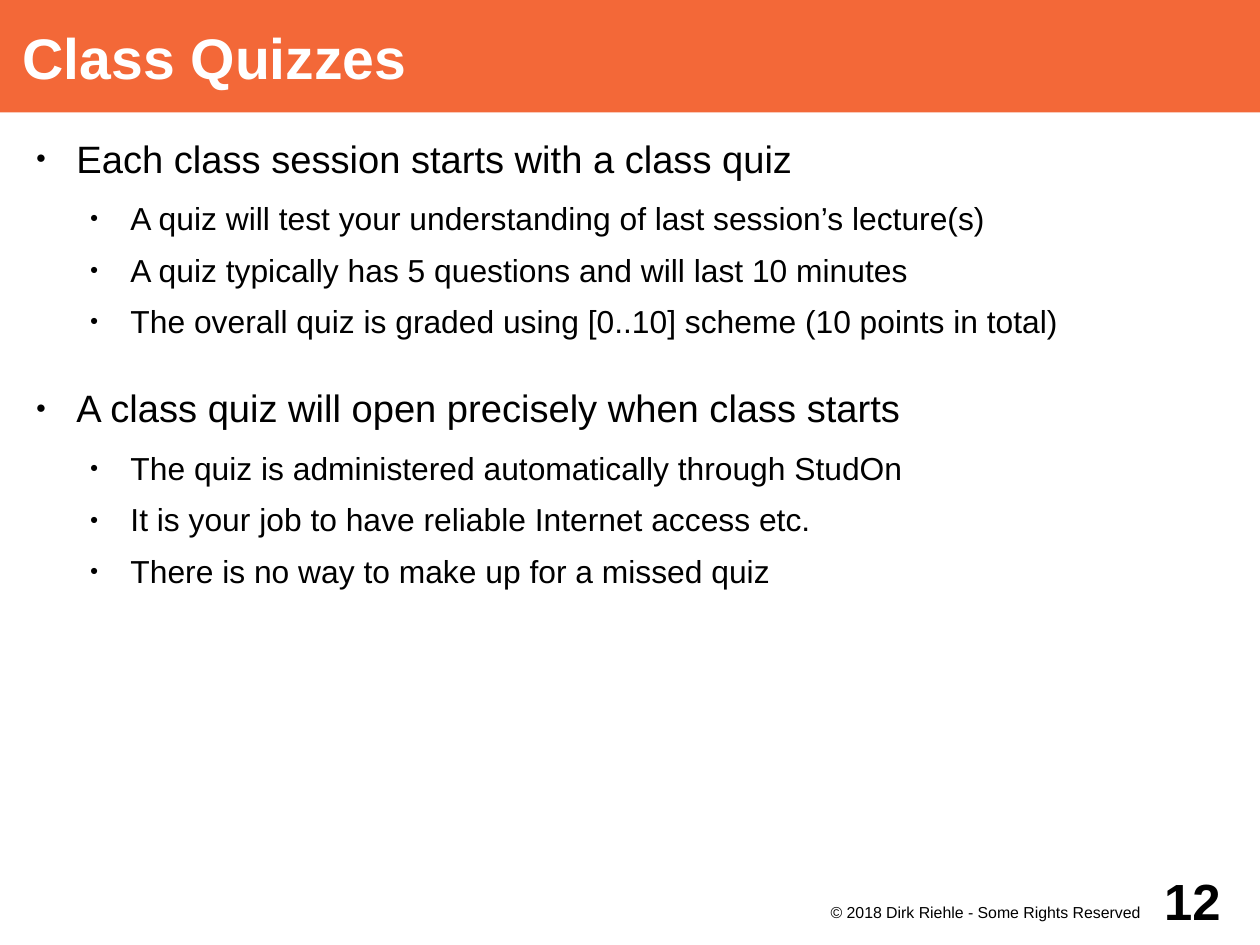
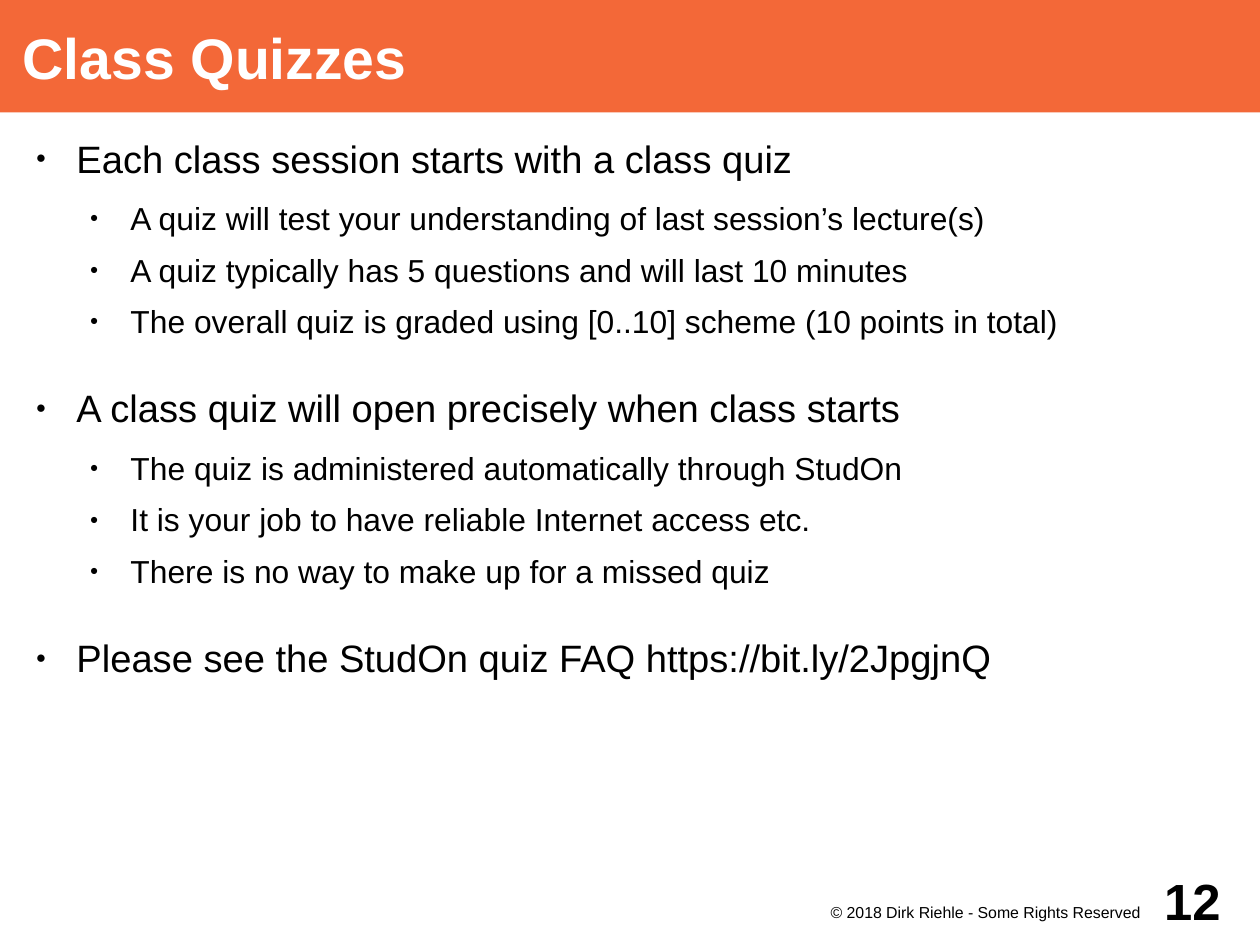
Before and after one commit to dirkriehle/adap-course, a slide deck: slide 12 of Lecture Slides/ADAP A01 - Course Introduction.odp. Drawn at 1260x945 pixels with LibreOffice and Linux fonts; fonts in the diff are those of the drawing. Boxes give left, top, right and bottom in pixels: in the first picture for what was removed or moved away, otherwise in the second. Text is boxed around its words. In the diff, an @@ line names an element or a change of style, - is before the commit and + after.

```diff
--- a/Lecture Slides/ADAP A01 - Course Introduction.odp
+++ b/Lecture Slides/ADAP A01 - Course Introduction.odp
@@ text at bbox=[76, 644, 991, 680]: paragraph added @@
+● Please see the StudOn quiz FAQ https://bit.ly/2JpgjnQ
```
Also in this commit, not shown: 1 other slide changed, 36 other files.
